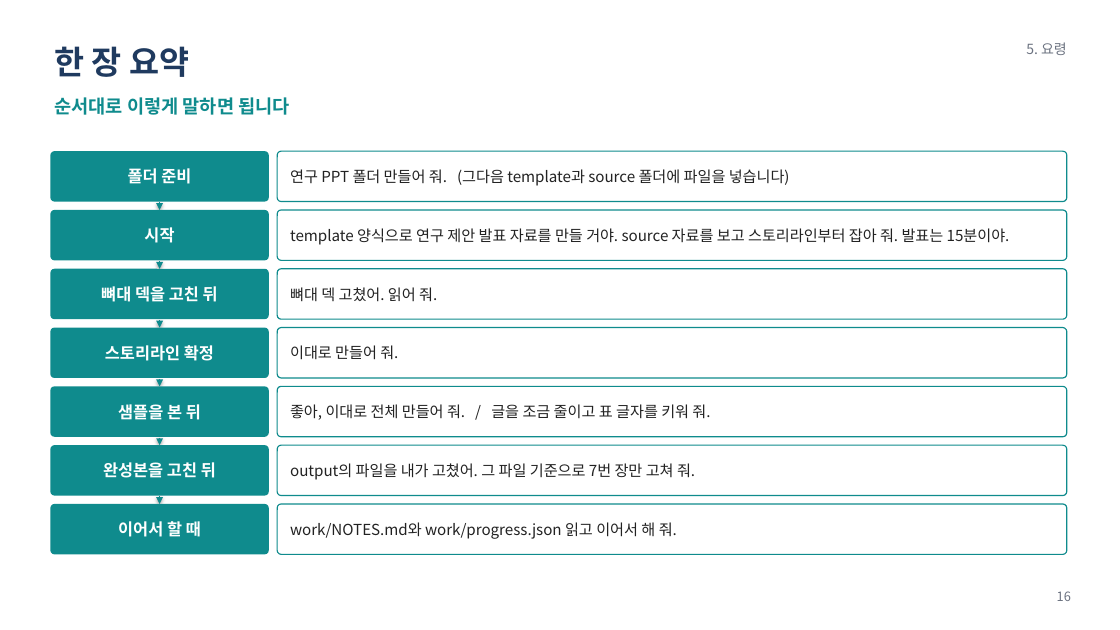
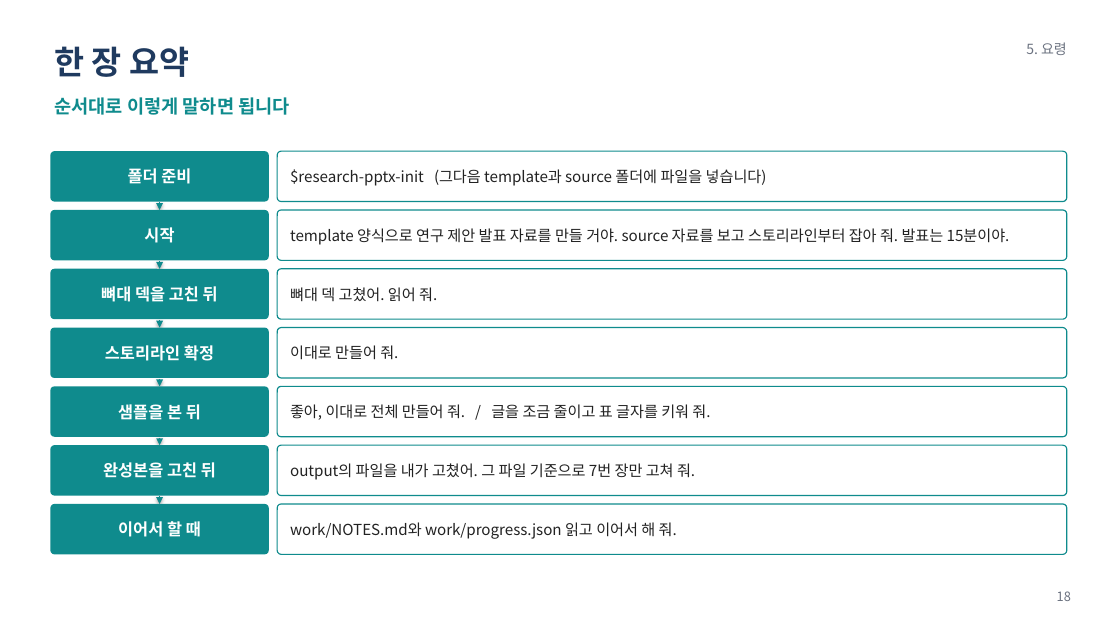
Before and after one commit to o-Fireheart-o/research-pptx-skill, a slide deck: slide 18 of docs/research-pptx 사용 매뉴얼.pptx (slide 16 before the commit). Drawn at 1120x630 pixels with LibreOffice and Linux fonts; fonts in the diff are those of the drawing. Boxes give left, top, right and bottom in pixels: in the first picture for what was removed or moved away, otherwise in the second. Text is boxed around its words. In the diff, an @@ line names an element or a change of style, - is before the commit and + after.

```diff
--- a/docs/research-pptx 사용 매뉴얼.pptx
+++ b/docs/research-pptx 사용 매뉴얼.pptx
@@ text in rounded rectangle at bbox=[290, 169, 767, 186]: text changed @@
-연구 PPT 폴더 만들어 줘. (그다음 template과 source 폴더에 파일을 넣습니다)
+$research-pptx-init (그다음 template과 source 폴더에 파일을 넣습니다)
```
Also in this commit, not shown: 11 other slides changed, 2 slides added, 2 other files.
